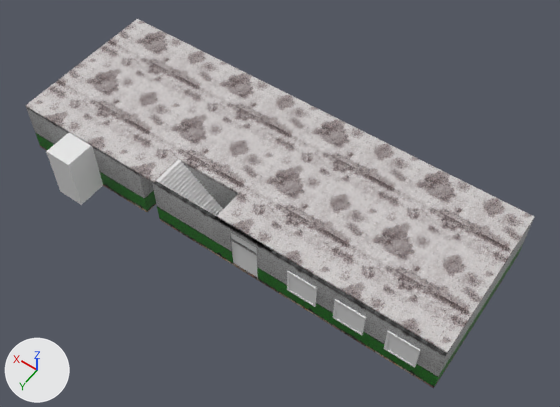
What one commit did to the Blender file Baú -Modelos_3D/Cenários/Escola/Escola-Andar1.blend.
Both versions are drawn from a camera (50 mm lens) standing at (-17.0, 23.0, 40.1) and looking at (0.7, -1.8, 1.1). Arrows for +X, +Y and +Z are at lower left; the lights stay in place.

Names of what the first picture shows: 'Cube.002', 'Elevador', 'Escada.001', 'Janela', 'Janela.001', 'Janela.002', 'Parede-Andar1-1', 'Parede-Andar1-13', 'Parede-Andar1-14', 'Parede-Andar1-2', 'Parede-Andar1-8', 'Piso-Andar1', 'PortaGrande', 'Teto-Andar1'.
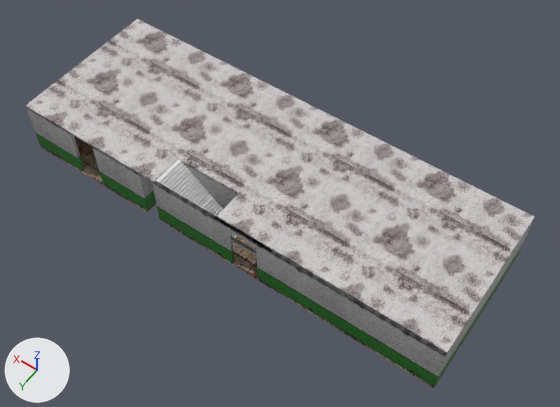
Pixel boxes (x1, y1, x2, y2) of what changed, in the pictures (560 x 407 px):
'Elevador', deleted
    before: (46, 133, 103, 205)
'Janela.002', deleted
    before: (384, 331, 420, 368)
'PortaGrande', deleted
    before: (230, 232, 258, 277)
'Janela', deleted
    before: (333, 299, 366, 335)
'Janela.001', deleted
    before: (287, 271, 317, 307)
'Cube.002', deleted
    before: (91, 146, 103, 184)
'Piso-Andar1', unchanged, uncovered by the edit
    before: (40, 146, 519, 388)
    after: (40, 136, 519, 388)

The change in detail:
Object 'Elevador' (ob_elevador) is deleted.
Object 'Cube.002' (ob_cube_002) is deleted.
Object 'Janela' (ob_janela) is deleted.
Object 'Janela.001' (ob_janela_001) is deleted.
Object 'Janela.002' (ob_janela_002) is deleted.
Object 'PortaGrande' (ob_portagrande) is deleted.
